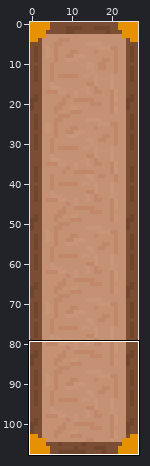
Two versions of one sprite sheet, Bilder/ram.png. The picture above shows the old version from afar; the outline marks the close-up.
Close-up. Earlier state:
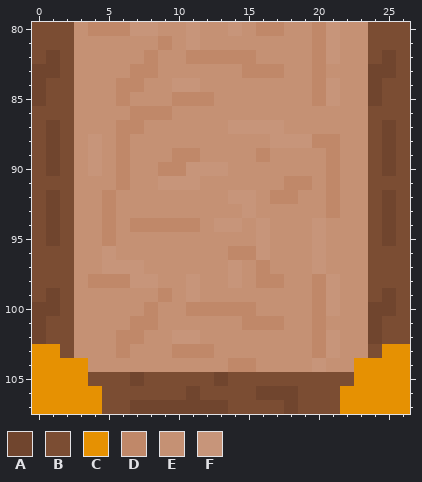
The file is 27x108 pixels. Shown: x 0..26, y 80..107.
Palette (. is transparent): A #70452e  B #7b4d33  C #e69102  D #c08869  E #c59174  F #c7957a
Pixels before, first column x 0:
 80 BBBEDDDFFEEFEEFEDDEEDFEEBBB
 81 BBBEEEEEEDEFEEEEEEEEDFEEBBB
 82 BABEEEEEDEEDDDDDEEEEDFEEBAB
 83 AABEEEEDDEEEEEEDDDEEDEEEAAB
 84 ABBEEEDDEEFFEEEEEEEEDFEEABB
 85 ABBEEEDEEEDDDEEEEEEEDFEEABB
 86 BBBEEEEDDDEEEEEEEEEEEEEEBBB
 87 BABEEEDDEEEEEEFFFFEEEEEEBAB
 88 BABEFEDEEEEEEEEEEFFFDDEEBAB
 89 BABEFEDEEEDDEEEEDEEEEDEEBAB
 90 BABEFEDEEDDFFFEEEEEEEDEEBAB
 91 BBBEEEDEEFFFEEEEEEDDEDEEBBB
 92 BABEEDEEEEEEEEFFEDDEEDEEBAB
 93 BABEEDEEEEEEEEEFEEEEEDEEBAB
 94 BABEEDEDDDDDEFFEFEEEFEEEBAB
 95 BABEEDEEEEEEEEEEFEEEFEEEBAB
 96 BBBEEFEEEEEEEEDDFEEEFEEEBBB
 97 BBBEEFFFEEEEEEFEDEEEFEEEBBB
 98 BBBEDDDFFEEFEEFEDDEEDFEEBBB
 99 BABEEEEEEDEFEEEEEEEEDFEEBAB
100 AABEEEEEDEEDDDDDEEEEDFEEAAB
101 ABBEEEEDDEEEEEEDDDEEDEEEABB
102 ABBEEEDDEEFFEEEEEEEEDFEEABB
103 CCBEEEDEEEDDDEEEEEEEDFEEBCC
104 CCCCEEEEEEEEEEDDEEEEFEECCCC
105 CCCCBBBABBBBBABBBBBBBBBCCCC
106 CCCCCBBBBBBABBBBAAABBBCCCCC
107 CCCCCBBAAAAAAABBBBABBBCCCCC
After:
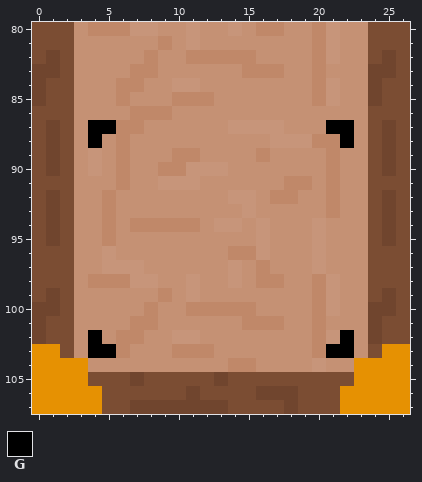
Colours new in this view: G #000000
The edit:
Changed rows in their new state; - is an unchanged pixel.
first column x 4:
 87 GG---------------GG
 88 G-----------------G
first column x 4:
102 G-----------------G
103 GG---------------GG
